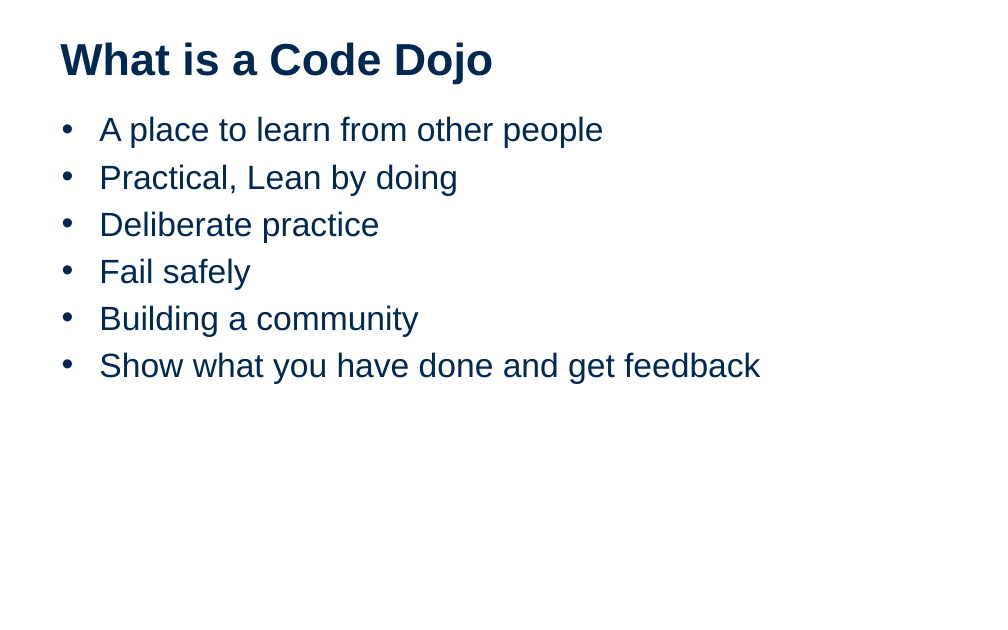
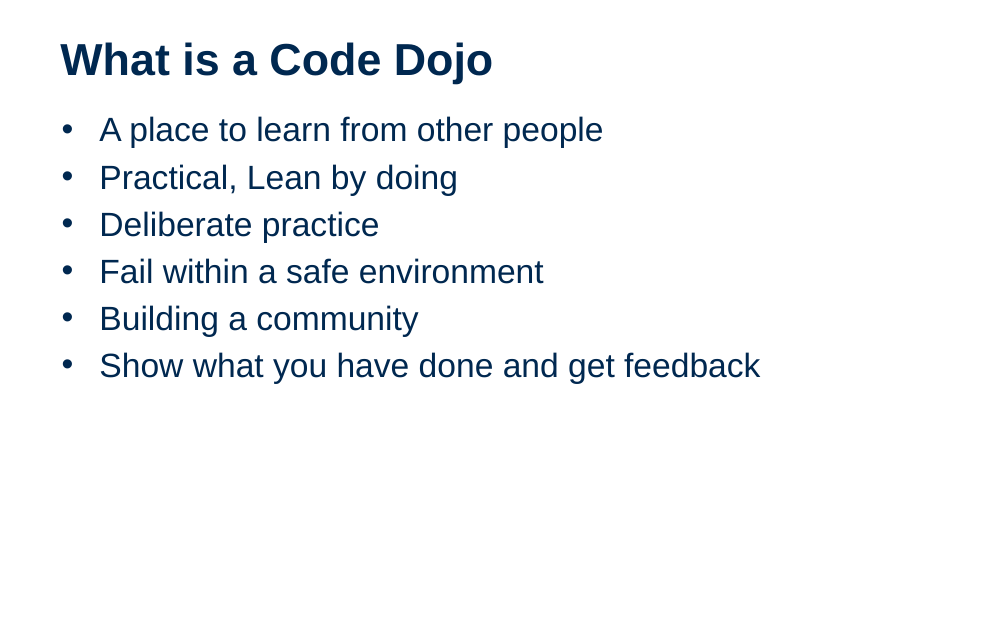
Before and after one commit to EntelectCodeDojo/Testing, a slide deck: slide 3 of CodeDojo-UnitTesting.pptx. Drawn at 1008x630 pixels with LibreOffice and Linux fonts; fonts in the diff are those of the drawing; background and template pictures are left out. Boxes give left, top, right and bottom in pixels: in the first picture for what was removed or moved away, otherwise in the second. Text is boxed around its words. In the diff, an @@ line names an element or a change of style, - is before the commit and + after.

```diff
--- a/CodeDojo-UnitTesting.pptx
+++ b/CodeDojo-UnitTesting.pptx
@@ text at (x1=99, y1=258, x2=544, y2=284): text changed @@
-• Fail safely
+• Fail within a safe environment
```
Also in this commit, not shown: 2 other slides changed, 1 slide removed, 34 other files.
